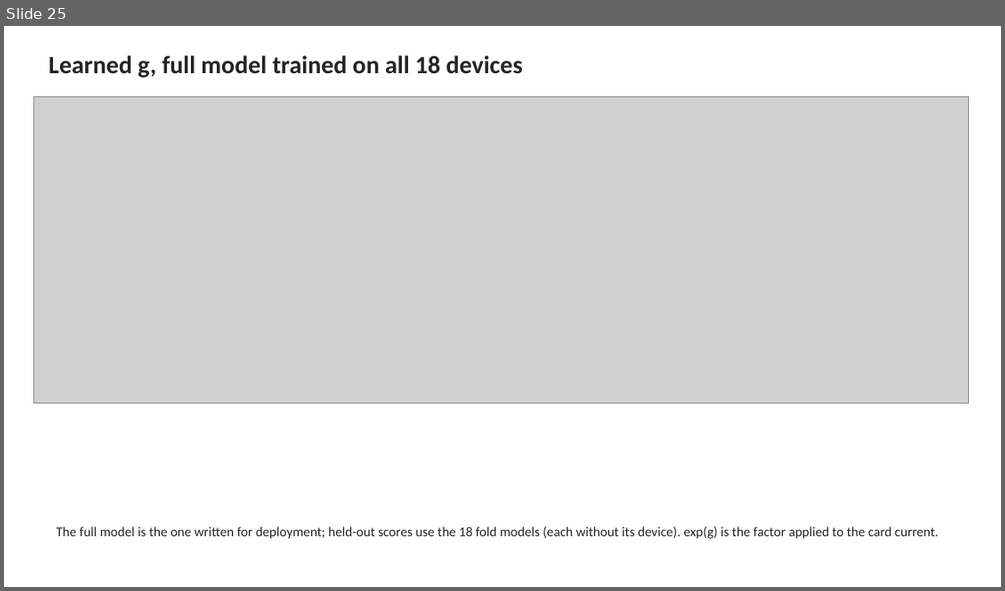
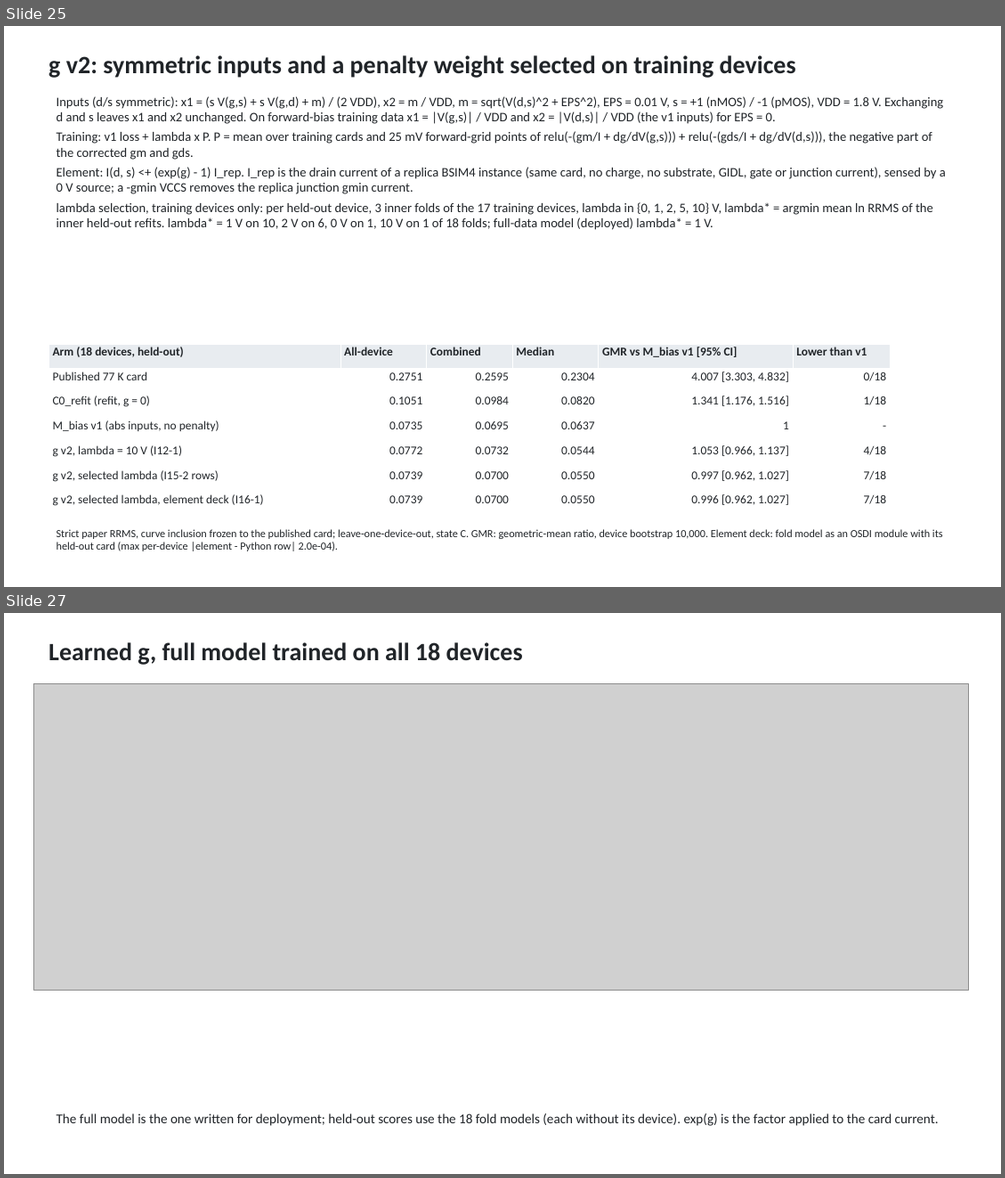
Before and after one commit to aaronw5/Cryo-Transistor-ML, a slide deck: slides/cryo_ml_mbias_real_data.pptx. Shown one above the other, each under a label of ours: slide 25 before the commit, slides 25 and 27 after it; the slides between them are not shown. The pictures are 1005x591 and 1005x1178 pixels, drawn with LibreOffice and Linux fonts; fonts in the diff are those of the drawing; grey boxes stand for pictures. Boxes give left, top, right and bottom in pixels: in the first picture for what was removed or moved away, otherwise in the second. Text is boxed around its words. In the diff, an @@ line names an element or a change of style, - is before the commit and + after.

```diff
--- a/slides/cryo_ml_mbias_real_data.pptx
+++ b/slides/cryo_ml_mbias_real_data.pptx
@@ slide 25 added at [4, 26, 1001, 587], background #FFFFFF @@
@@ text added at [48, 55, 796, 78], 24 pt, text #202428, bold @@
+g v2: symmetric inputs and a penalty weight selected on training devices
@@ text added at [57, 96, 946, 230], 12.5 pt, text #202428 @@
+Inputs (d/s symmetric): x1 = (s V(g,s) + s V(g,d) + m) / (2 VDD), x2 = m / VDD, m = sqrt(V(d,s)^2 + EPS^2), EPS = 0.01 V, s = +1 (nMOS) / -1 (pMOS), VDD = 1.8 V. Exchanging d and s leaves x1 and x2 unchanged. On forward-bias training data x1 = |V(g,s)| / VDD and x2 = |V(d,s)| / VDD (the v1 inputs) for EPS = 0.
+Training: v1 loss + lambda x P. P = mean over training cards and 25 mV forward-grid points of relu(-(gm/I + dg/dV(g,s))) + relu(-(gds/I + dg/dV(d,s))), the negative part of the corrected gm and gds.
+Element: I(d, s) <+ (exp(g) - 1) I_rep. I_rep is the drain current of a replica BSIM4 instance (same card, no charge, no substrate, GIDL, gate or junction current), sensed by a 0 V source; a -gmin VCCS removes the replica junction gmin current.
+lambda selection, training devices only: per held-out device, 3 inner folds of the 17 training devices, lambda in {0, 1, 2, 5, 10} V, lambda* = argmin mean ln RRMS of the inner held-out refits. lambda* = 1 V on 10, 2 V on 6, 0 V on 1, 10 V on 1 of 18 folds; full-data model (deployed) lambda* = 1 V.
@@ table added at [48, 344, 890, 516], 7 rows, 6 columns @@
+Arm (18 devices, held-out) | All-device | Combined | Median | GMR vs M_bias v1 [95% CI] | Lower than v1
+Published 77 K card | 0.2751 | 0.2595 | 0.2304 | 4.007 [3.303, 4.832] | 0/18
+C0_refit (refit, g = 0) | 0.1051 | 0.0984 | 0.0820 | 1.341 [1.176, 1.516] | 1/18
+M_bias v1 (abs inputs, no penalty) | 0.0735 | 0.0695 | 0.0637 | 1 | -
+g v2, lambda = 10 V (I12-1) | 0.0772 | 0.0732 | 0.0544 | 1.053 [0.966, 1.137] | 4/18
+g v2, selected lambda (I15-2 rows) | 0.0739 | 0.0700 | 0.0550 | 0.997 [0.962, 1.027] | 7/18
+g v2, selected lambda, element deck (I16-1) | 0.0739 | 0.0700 | 0.0550 | 0.996 [0.962, 1.027] | 7/18
@@ text added at [57, 529, 943, 551], 10.5 pt, text #202428 @@
+Strict paper RRMS, curve inclusion frozen to the published card; leave-one-device-out, state C. GMR: geometric-mean ratio, device bootstrap 10,000. Element deck: fold model as an OSDI module with its held-out card (max per-device |element - Python row| 2.0e-04).
@@ what was slide 25 is now slide 27 @@
```
Also in this commit, not shown: 1 other slide added, 1 other file.
